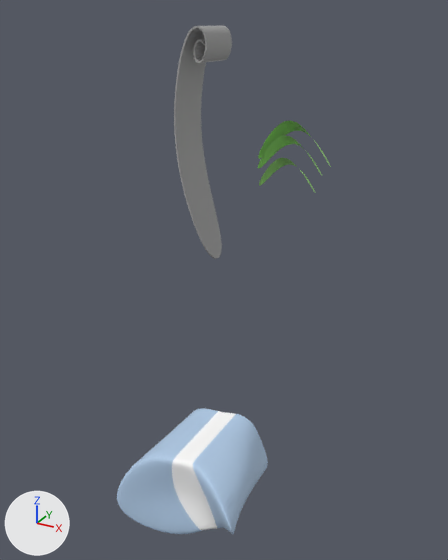
Renders of the glTF model public/models/tester-01.glb from each side of a commit.
Before and after are seen from a 50 mm lens placed at (2.44, -5.11, 4.65), pointed at (-0.3, -0.13, 2.16). Every picture has the same lights, and +X, +Y and +Z are marked at lower left. Both versions are drawn at frame 40 of the action 'CubeAction'; the numbers are the values there.
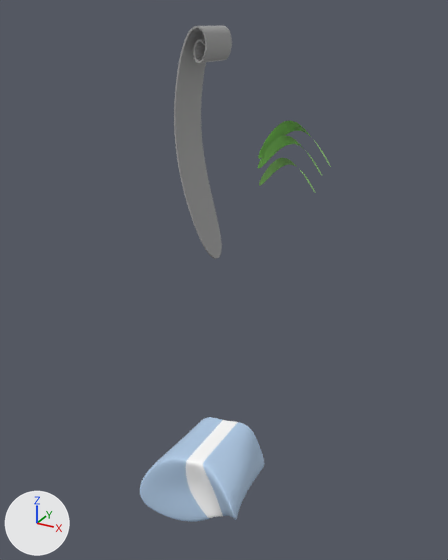
Scene script edits in JSON lines:
```json
{"op": "set", "path": "ob_cube.scale", "old": "(1.7, 1.7, 1.7)", "new": "(1.4, 1.4, 1.4)"}
```

Changed parts and their boxes [x1, y1, x2, y2] in the pictures (448 x 560 px):
```json
{"object": "Cube", "change": "rescaled", "before": [117, 408, 268, 534], "after": [140, 417, 264, 522], "on screen": "18% narrower, 17% shorter"}
```
